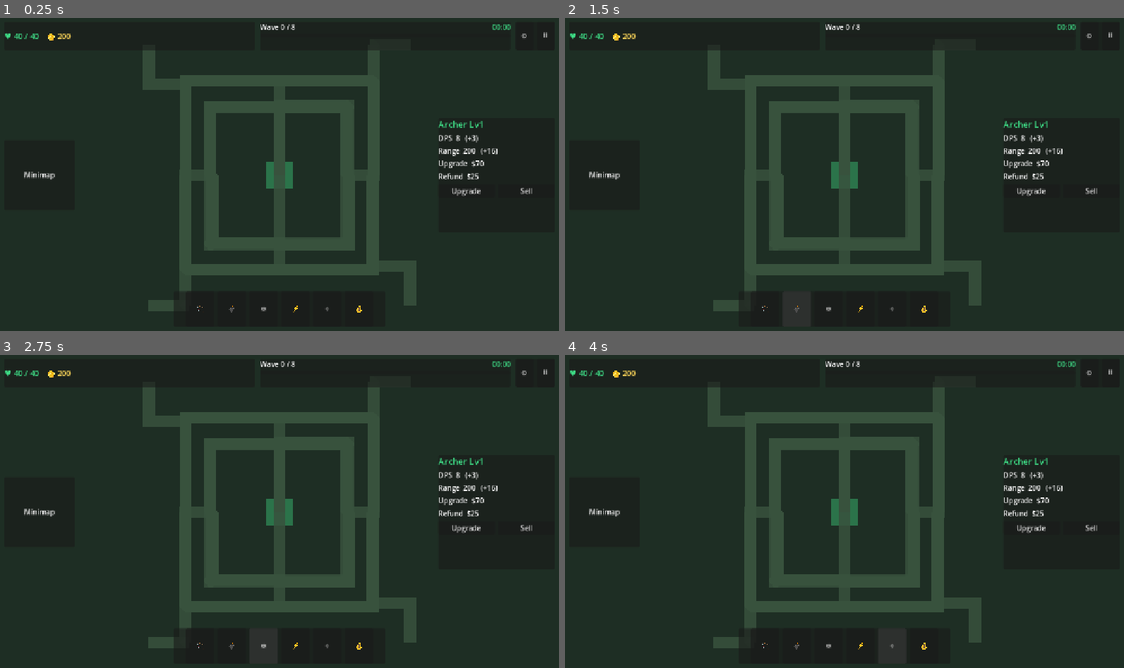
Above: before the commit, frames 1-4 (two rows, left to right).
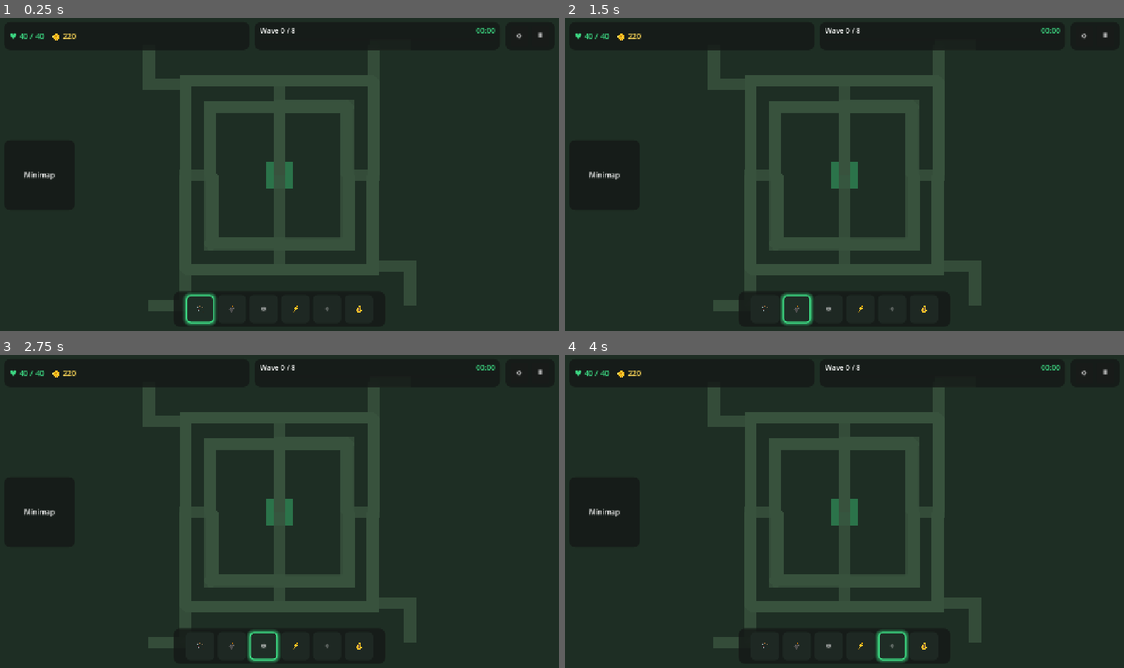
Above: after the commit, the same moments.

Repository: kennethIve/Green-TD
Game: Godot game, scene res://scenes/main.tscn
Two runs of this game, one before a commit and one after it. Both use one fixed random seed, a clock stepped at 60 frames per second and the inputs below.
Inputs:
- Up to frame 1 (0.25 s): no input
- Up to frame 2 (1.5 s): click "🏹" at 0.5 s; click "💣" at 1.25 s
- Up to frame 3 (2.75 s): click "❄" at 2 s
- Up to frame 4 (4 s): click "⚡" at 2.75 s; click "✧" at 3.5 s

The runs differ from the first frame. In frame 1, 1.2% of the frame differs, in the area x 0-98%, y 1-99%; in frame 2, 1.2%; in frame 3, 1.2%; in frame 4, 1.2%.
Error before the commit: Parse Error: Cannot infer the type of "on" variable because the value doesn't have a set type. (res://scripts/ui/hud.gd:64)

Commit message:
Fix wave timer countdown display

Diff:
--- a/scripts/ui/hud.gd
+++ b/scripts/ui/hud.gd
@@ -38,13 +38,17 @@
 	lives_label.text = "♥ %d / %d" % [lives, lives_max]
 	gold_label.text = "🪙 %d" % gold
 
-func set_wave(n: int, total: int, secs: float) -> void:
+func set_wave(n: int, total: int, secs: float, duration: float = -1.0) -> void:
 	wave_label.text = "Wave %d / %d" % [n, total]
-	var m := int(secs) / 60
-	var s := int(secs) % 60
+	var left := maxf(secs, 0.0)
+	var m := int(left) / 60
+	var s := int(left) % 60
 	timer_label.text = "%02d:%02d" % [m, s]
-	wave_bar.max_value = maxf(secs, 1.0)
-	wave_bar.value = clampf(secs, 0.0, wave_bar.max_value)
+	if duration > 0.0:
+		wave_bar.max_value = duration
+	elif wave_bar.max_value < 1.0:
+		wave_bar.max_value = maxf(left, 1.0)
+	wave_bar.value = clampf(left, 0.0, wave_bar.max_value)
 
 func show_tower(data) -> void:
 	if data == null:
@@ -61,7 +65,7 @@
 	_selected_build = id
 	for btn_id in _build_buttons:
 		var btn: Button = _build_buttons[btn_id]
-		var on := btn_id == id
+		var on: bool = btn_id == id
 		btn.button_pressed = on
 		_set_btn_glow(btn, on)
 
